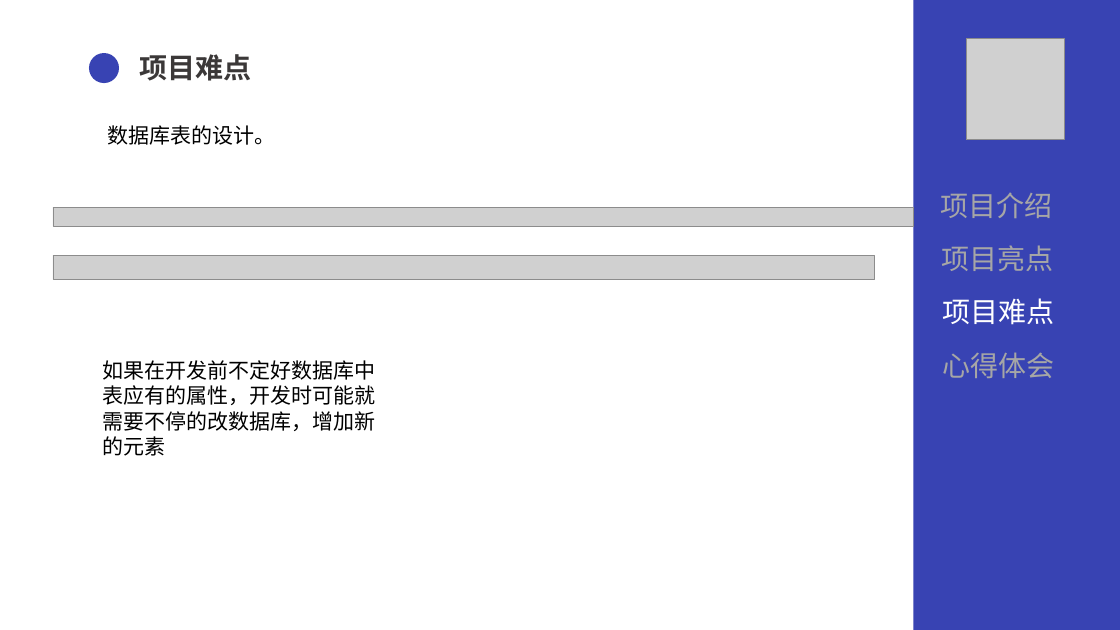
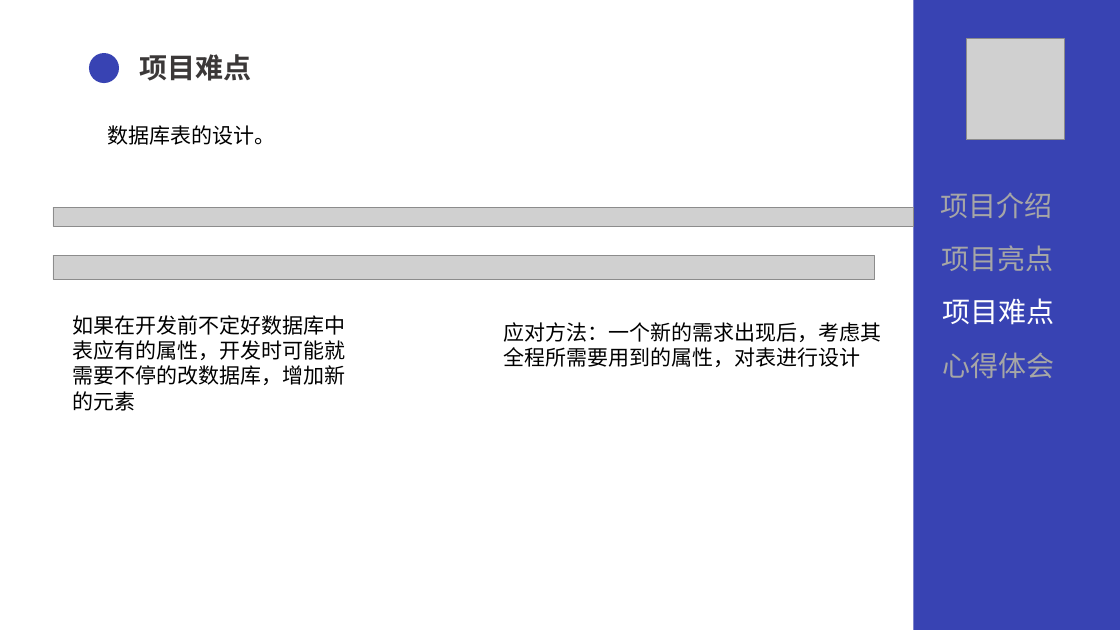
Before and after one commit to lnym123/QG_final, a slide deck: slide 18 of 文档/QG汇报.pptx (slide 17 before the commit). Drawn at 1120x630 pixels with LibreOffice and Linux fonts; fonts in the diff are those of the drawing; grey boxes stand for pictures. Boxes give left, top, right and bottom in pixels: in the first picture for what was removed or moved away, otherwise in the second. Text is boxed around its words. In the diff, an @@ line names an element or a change of style, - is before the commit and + after.

```diff
--- a/文档/QG汇报.pptx
+++ b/文档/QG汇报.pptx
@@ text "如果在开发前不定好数据库中表应有的属性，开发时可能就需要不停的改数据库，增加新的元素": place and size @@
-text "如果在开发前不定好数据库中表应有的属性，开发时可能就需要不停的改数据库，增加新的元素" at [102, 360, 375, 456]
+text "如果在开发前不定好数据库中表应有的属性，开发时可能就需要不停的改数据库，增加新的元素" at [72, 315, 345, 411]
@@ text added at [503, 322, 881, 367], 18 pt, text #000000 @@
+应对方法：一个新的需求出现后，考虑其全程所需要用到的属性，对表进行设计
```
Also in this commit, not shown: 14 other slides changed, 2 slides added, 1 other file.
